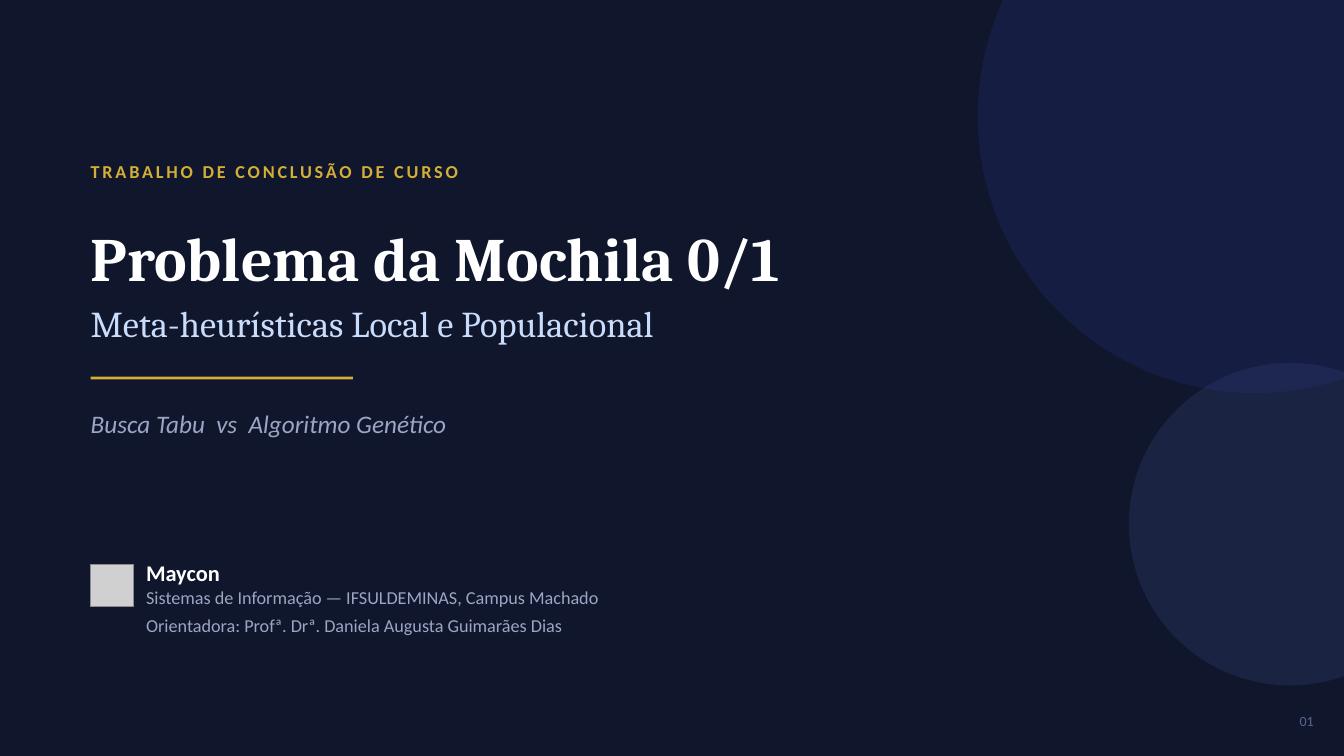
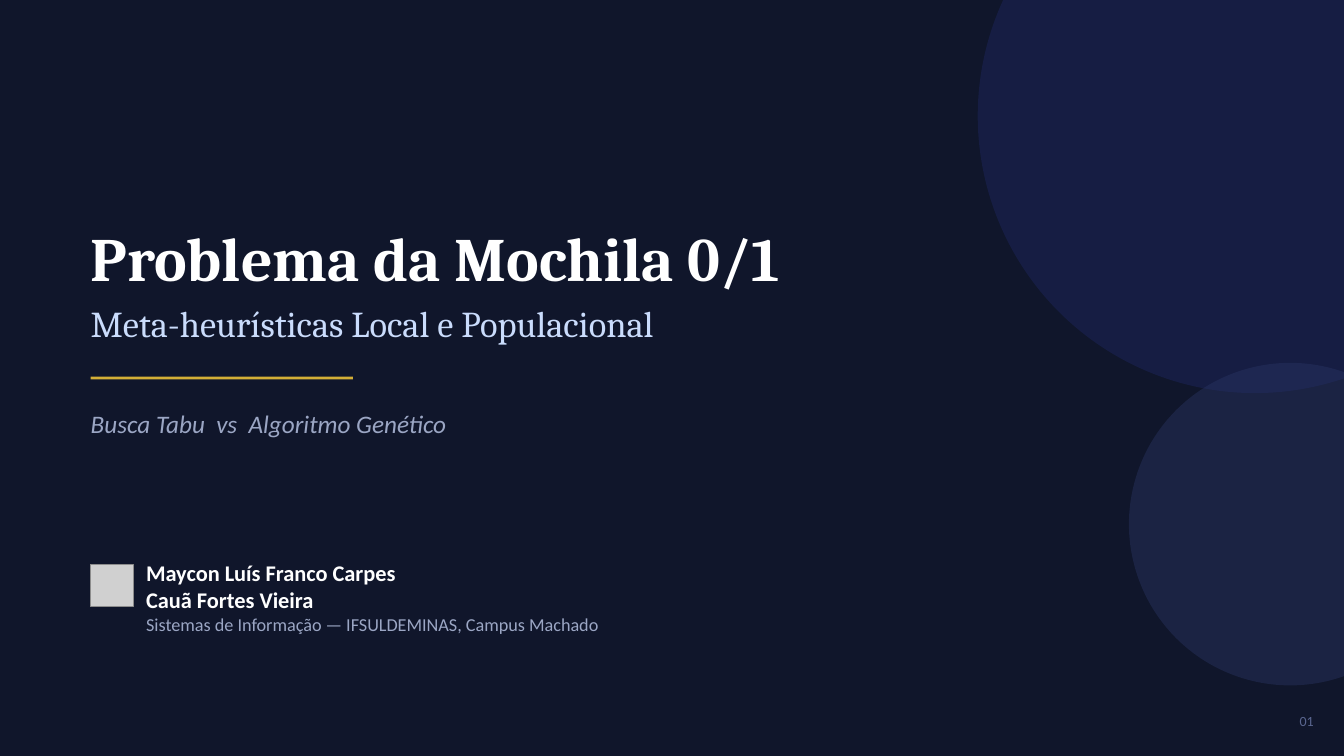
Before and after one commit to MayconCarpes/Mochila01, a slide deck: slide 1 of Mochila01_MetaHeuristicas_TabuVsAG.pptx. Drawn at 1344x756 pixels with LibreOffice and Linux fonts; fonts in the diff are those of the drawing; grey boxes stand for pictures. Boxes give left, top, right and bottom in pixels: in the first picture for what was removed or moved away, otherwise in the second. Text is boxed around its words. In the diff, an @@ line names an element or a change of style, - is before the commit and + after.

```diff
--- a/Mochila01_MetaHeuristicas_TabuVsAG.pptx
+++ b/Mochila01_MetaHeuristicas_TabuVsAG.pptx
@@ text removed at (91, 163, 458, 178) @@
-TRABALHO DE CONCLUSÃO DE CURSO
@@ text at (146, 565, 598, 634): text changed @@
-Maycon
-Sistemas de Informação — IFSULDEMINAS, Campus Machado
-Orientadora: Profª. Drª. Daniela Augusta Guimarães Dias
+Maycon Luís Franco Carpes
+Cauã Fortes Vieira
+Sistemas de Informação — IFSULDEMINAS, Campus Machado
```
Also in this commit, not shown: 5 other slides changed, 1 other file.
